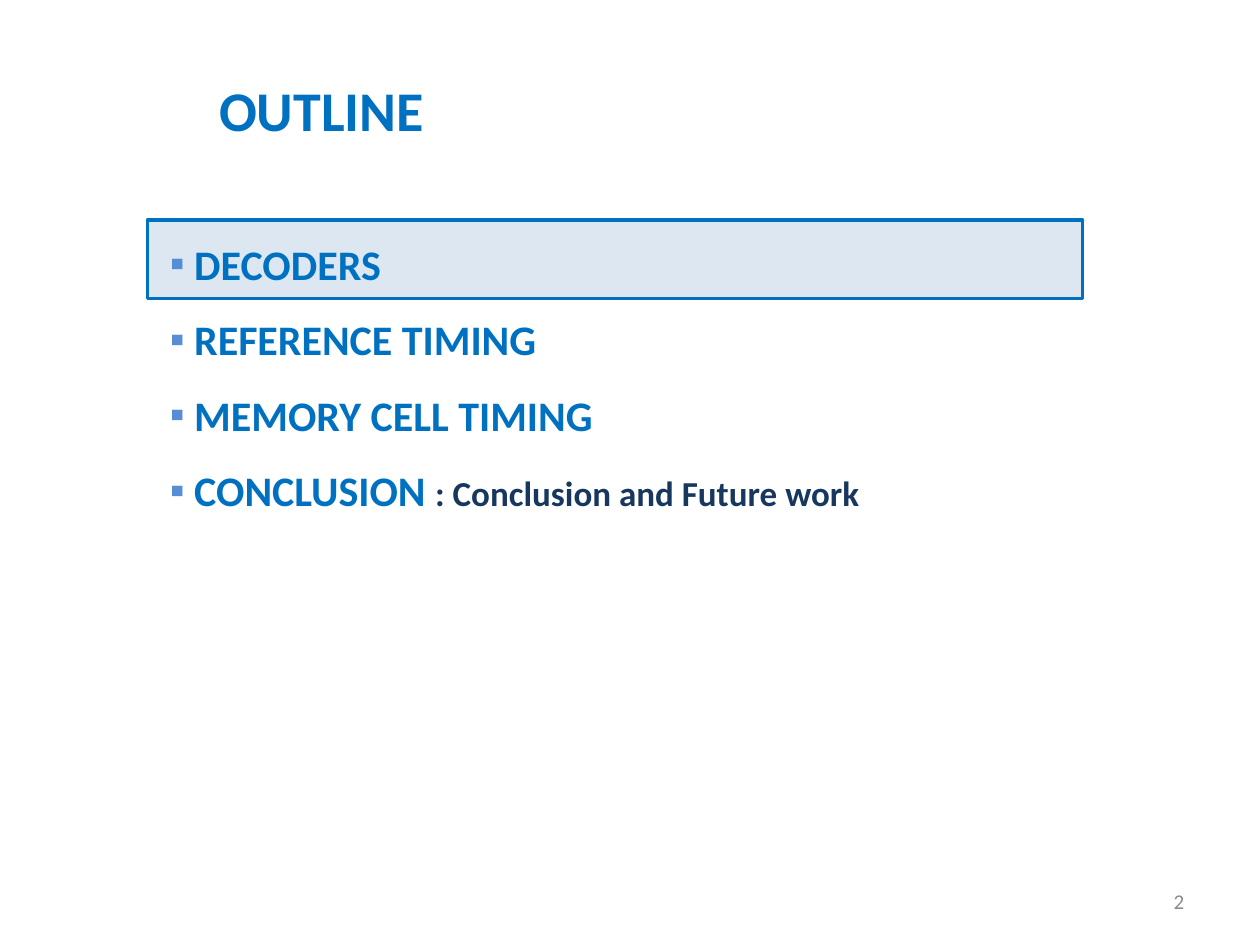
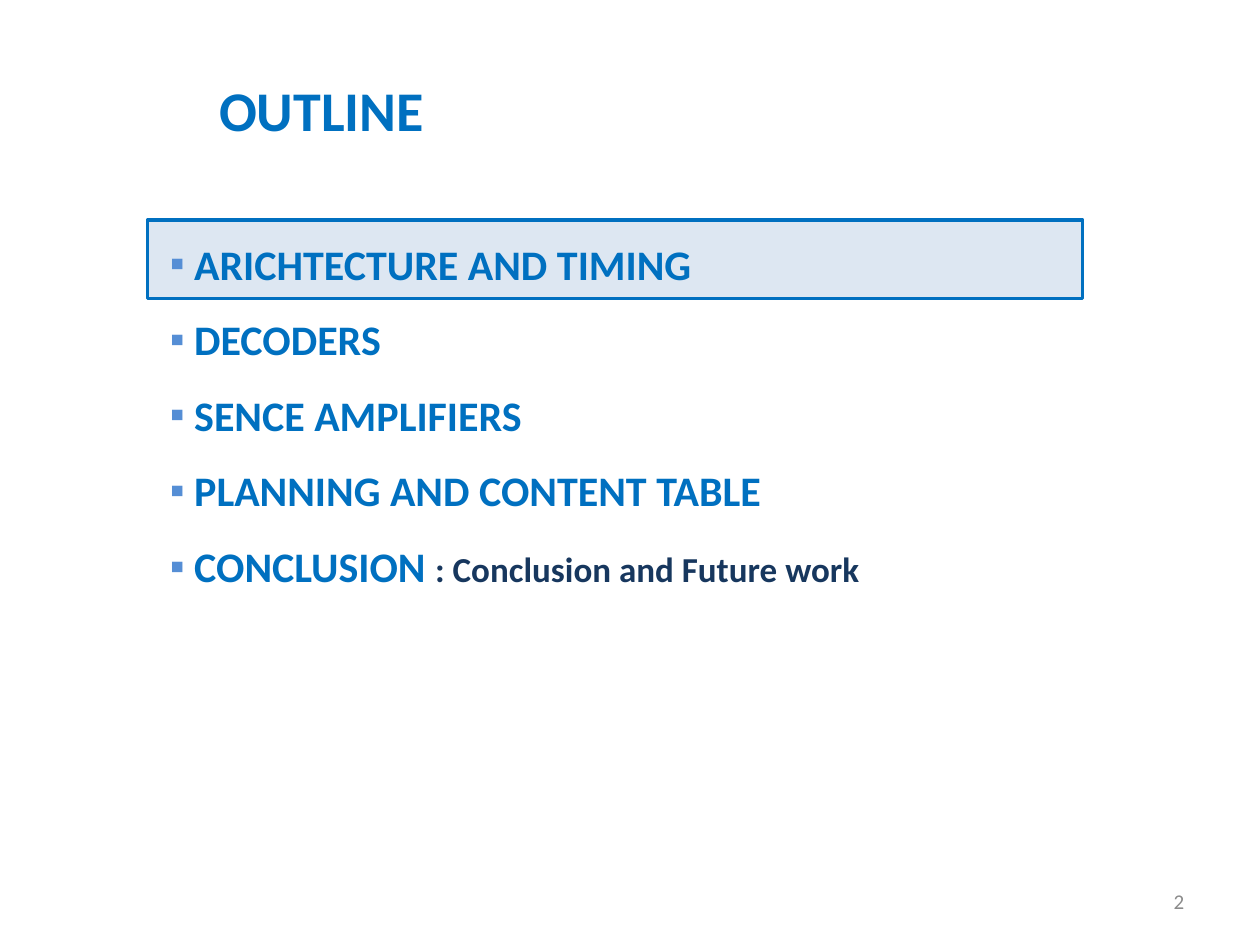
Before and after one commit to alexander-standaert/Thesis-Design-of-RRam, a slide deck: slide 2 of Design/ArchitectureDesign/fig/memory_architecture2.pptx. Drawn at 1260x945 pixels with LibreOffice and Linux fonts; fonts in the diff are those of the drawing. Boxes give left, top, right and bottom in pixels: in the first picture for what was removed or moved away, otherwise in the second. Text is boxed around its words. In the diff, an @@ line names an element or a change of style, - is before the commit and + after.

```diff
--- a/Design/ArchitectureDesign/fig/memory_architecture2.pptx
+++ b/Design/ArchitectureDesign/fig/memory_architecture2.pptx
@@ text at [194, 252, 691, 281]: paragraph added @@
+▪ ARICHTECTURE AND TIMING
@@ text at [194, 403, 761, 507]: text changed @@
-▪ REFERENCE TIMING
-▪ MEMORY CELL TIMING
+▪ SENCE AMPLIFIERS
+▪ PLANNING AND CONTENT TABLE
```
Also in this commit, not shown: 3 other slides changed, 13 slides added, 8 slides removed, 20 other files.
